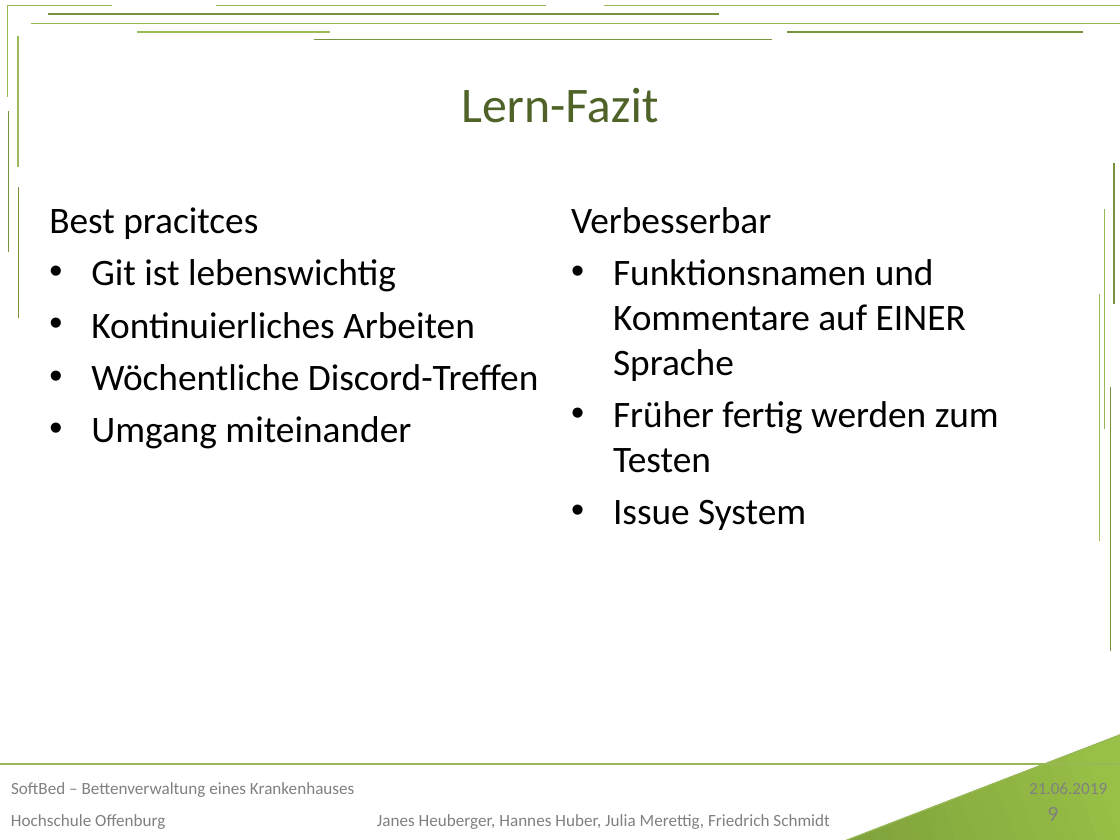
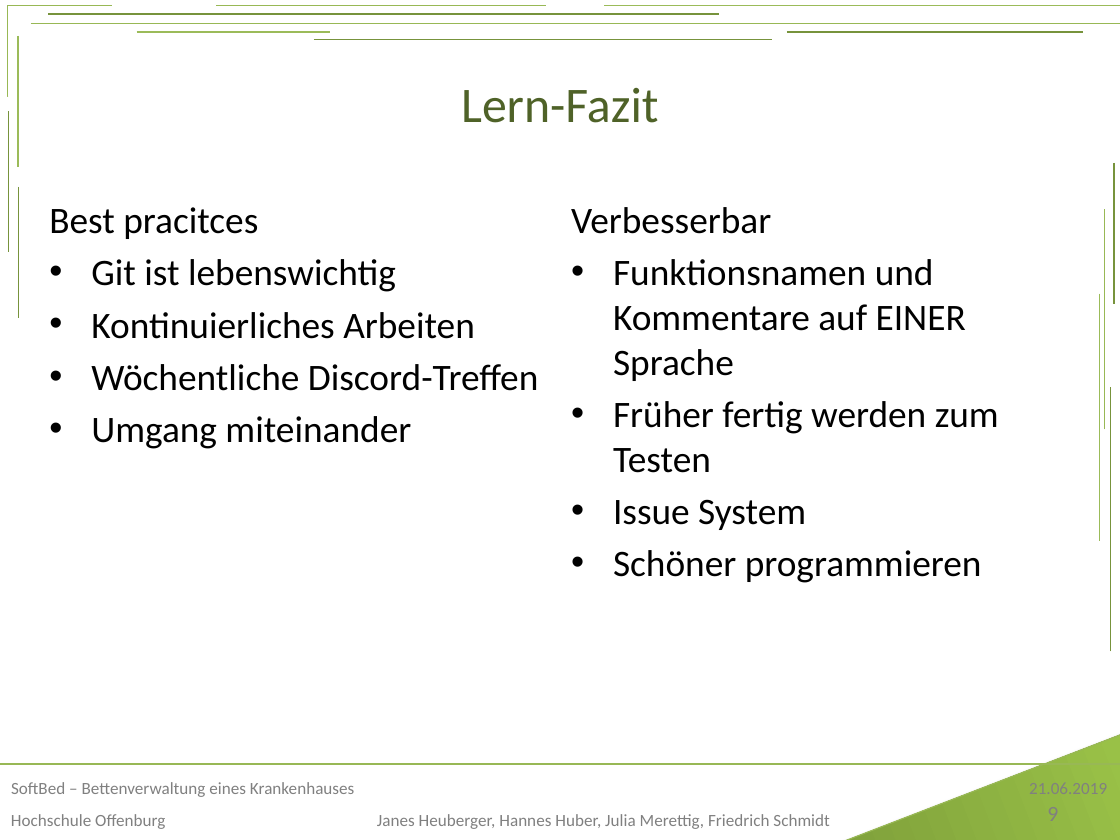
Before and after one commit to Janessus/SoftBed, a slide deck: slide 9 of Sonstiges/PräsentationSoftBed.pptx. Drawn at 1120x840 pixels with LibreOffice and Linux fonts; fonts in the diff are those of the drawing; background and template pictures are left out. Boxes give left, top, right and bottom in pixels: in the first picture for what was removed or moved away, otherwise in the second. Text is boxed around its words. In the diff, an @@ line names an element or a change of style, - is before the commit and + after.

Commit message:
Präsentation update

```diff
--- a/Sonstiges/PräsentationSoftBed.pptx
+++ b/Sonstiges/PräsentationSoftBed.pptx
@@ text at (613,550,982,583): paragraph added @@
+• Schöner programmieren
```
Also in this commit, not shown: 1 other slide changed.
